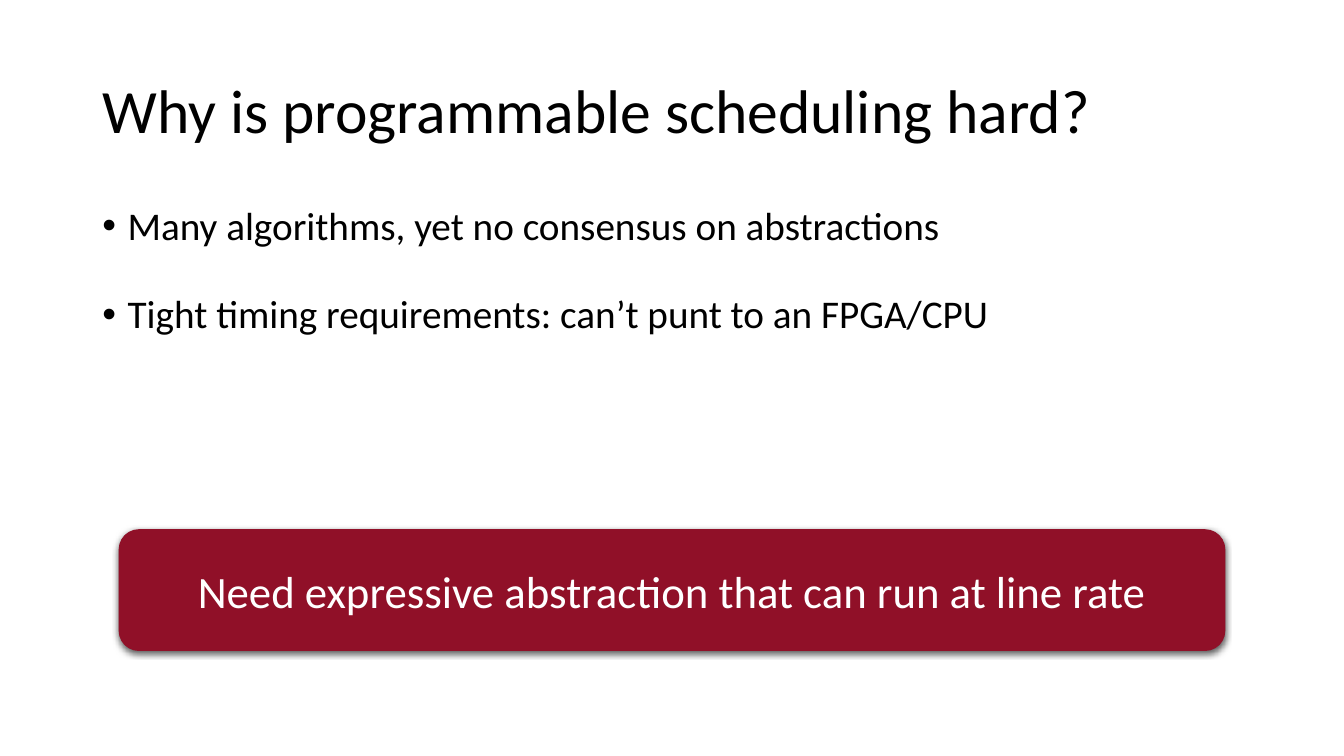
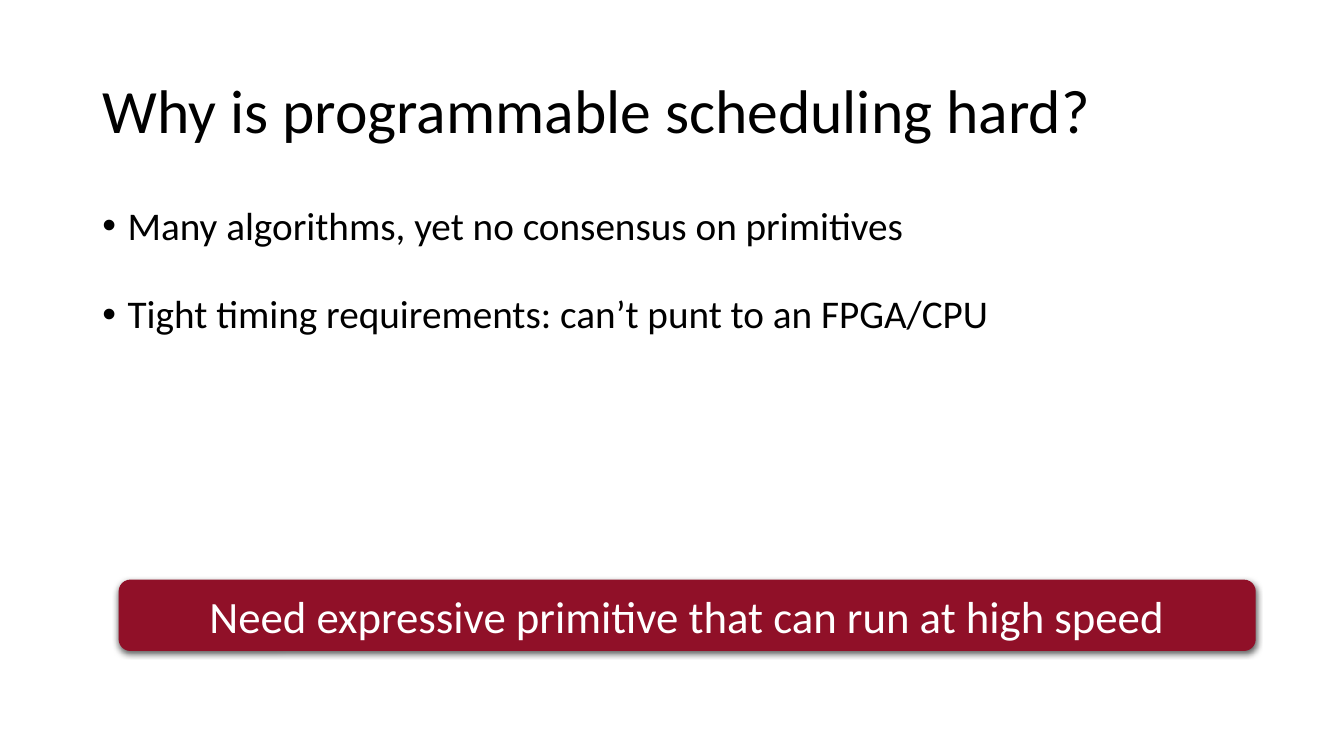
Before and after one commit to anirudhSK/pifo-domino-marple-ppts, a slide deck: slide 9 of combined_domino_pifo.pptx. Drawn at 1344x756 pixels with LibreOffice and Linux fonts; fonts in the diff are those of the drawing. Boxes give left, top, right and bottom in pixels: in the first picture for what was removed or moved away, otherwise in the second. Text is boxed around its words. In the diff, an @@ line names an element or a change of style, - is before the commit and + after.

```diff
--- a/combined_domino_pifo.pptx
+++ b/combined_domino_pifo.pptx
@@ text at (128, 212, 903, 247): text changed @@
-• Many algorithms, yet no consensus on abstractions
+• Many algorithms, yet no consensus on primitives
@@ rounded rectangle "Need expressive primitive that can ...": place and size @@
-rounded rectangle "Need expressive primitive that can ..." at (119, 529, 1226, 651)
+rounded rectangle "Need expressive primitive that can ..." at (119, 580, 1256, 651)
@@ text in rounded rectangle at (209, 602, 1163, 641): text changed @@
-Need expressive abstraction that can run at line rate
+Need expressive primitive that can run at high speed
```
Also in this commit, not shown: 23 other slides changed, 6 slides added, 4 slides removed.
